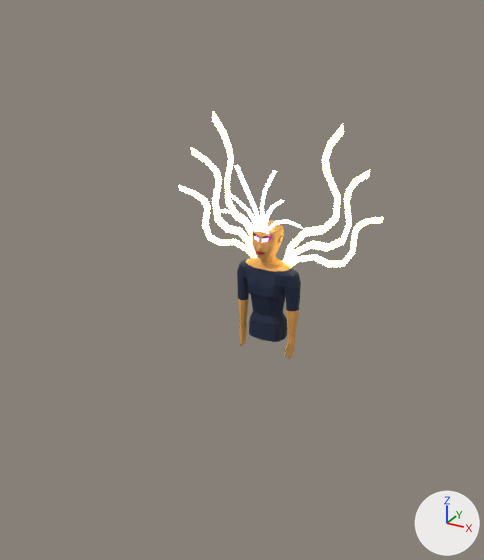
The FBX model Assets/Character Models/Mimic01.fbx, before and after one commit.
Both versions are drawn from a camera (50 mm lens) standing at (17.0, -34.2, 20.2) and looking at (0.1, -3.5, 4.9). Every picture has the same lights, and +X, +Y and +Z are marked at lower right. Where no turn or scale is listed for an object, it has been applied to the vertices.
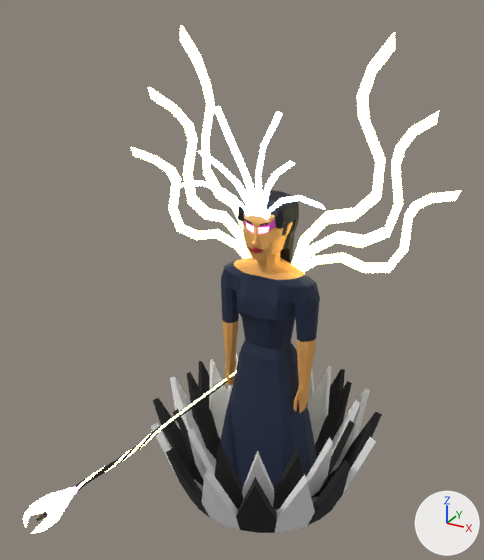
The change, as a list of edits to the scene's bpy script:
```text
Add mat_material_009:
    mat_material_009 = principled_material('Material.009')
    mat_material_009.base_color = (0.0122, 0.0122, 0.0122)  # black #1d1d1d
    mat_material_009.roughness = 0.918
Change me_cube_001:
    used by ob_cube_001; location = (-0.05, 0.81, 8.73); rotation_euler = (1.571, 1.571, 0.0), in degrees (90, 90, 0); scale = (2.48, 2.48, 2.48)
    remove me_cube_001.from_pydata(...)  # 240 vertices, 238 faces; spans x -1.88..1.85, y -2.73..2.77, z -0.33..0.1
    add me_cube_001.from_pydata(...)  # 2096 vertices, 2032 faces; spans x -1.88..6.15, y -2.73..2.77, z -1.68..4.74
    me_cube_001 part 1: a new loose piece of 858 vertices spanning x 0.44..5.57, y -0.86..0.9, z -0.4..1.01
    me_cube_001 part 2: a new loose piece of 320 vertices spanning x 4.03..5.88, y -1.61..1.64, z -1.3..1.95
    me_cube_001 part 3: a new loose piece of 320 vertices spanning x 4.24..6.15, y -1.98..2.02, z -1.68..2.33
    me_cube_001 part 4: a new loose piece of 256 vertices spanning x 3.61..3.99, y -1.26..-0.42, z -1.27..4.74
    me_cube_001 part 5: a new loose piece of 102 vertices spanning x -0.91..0.73, y -1.14..1.18, z 0.67..1.1, in mat_material_007 (white #e7e7e7)
    add me_cube_001.materials.append(mat_material_001)  # orange #e7a95b
    add me_cube_001.materials.append(mat_material_002)  # red #ac272d
    add me_cube_001.materials.append(mat_material_003)  # white #e7e7e7
    add me_cube_001.materials.append(mat_material_004)  # pink #e753c6
    add me_cube_001.materials.append(mat_material_005)  # brown #583b1c
    add me_cube_001.materials.append(mat_material_008)  # dark blue #1b2741
    add me_cube_001.materials.append(mat_material_009)  # black #1d1d1d
    add me_cube_001.materials.append(mat_material_007)  # white #e7e7e7
Remove ob_cube:
    ob_cube = bpy.data.objects.new('Cube', me_cube)
    ob_cube.location = (0.0, 0.0, 0.0)
Remove ob_plane:
    ob_plane = bpy.data.objects.new('Plane', me_plane)
    ob_plane.location = (0.0, -0.88, 6.85)
Change ob_cube_001:
    ob_cube_001.location: (-0.05, 0.81, 8.73) -> (-0.07, 1.26, 10.82)
    ob_cube_001.scale: (2.48, 2.48, 2.48) -> (3.88, 3.88, 3.88)
```

Location of each change, [x1, y1, x2, y2] in pixels of the pictures (484 x 560 px):
'Cube.001', reshaped, moved, rescaled (112% wider, 225% taller): before [178, 111, 384, 267]; after [23, 25, 461, 534]
'Cube', deleted: before [237, 220, 301, 359]
    faces in mat_material_008 (dark blue #1b2741): [237, 260, 301, 342]
    faces in mat_material_001 (orange #e7a95b): [238, 220, 299, 359]
'Plane', deleted: before [214, 165, 302, 234]
part 1 of me_cube_001, added (blue): after [220, 190, 320, 488]
part 2 of me_cube_001, added: after [173, 352, 360, 510]
part 3 of me_cube_001, added: after [151, 354, 382, 533]
part 4 of me_cube_001, added: after [23, 370, 237, 534]
part 5 of me_cube_001, added: after [181, 106, 325, 220]
